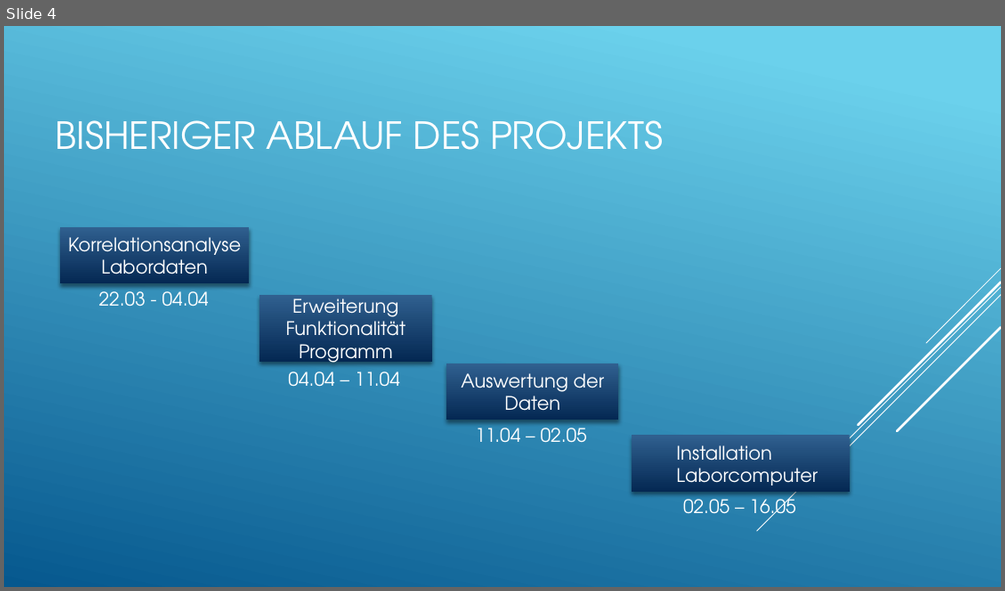
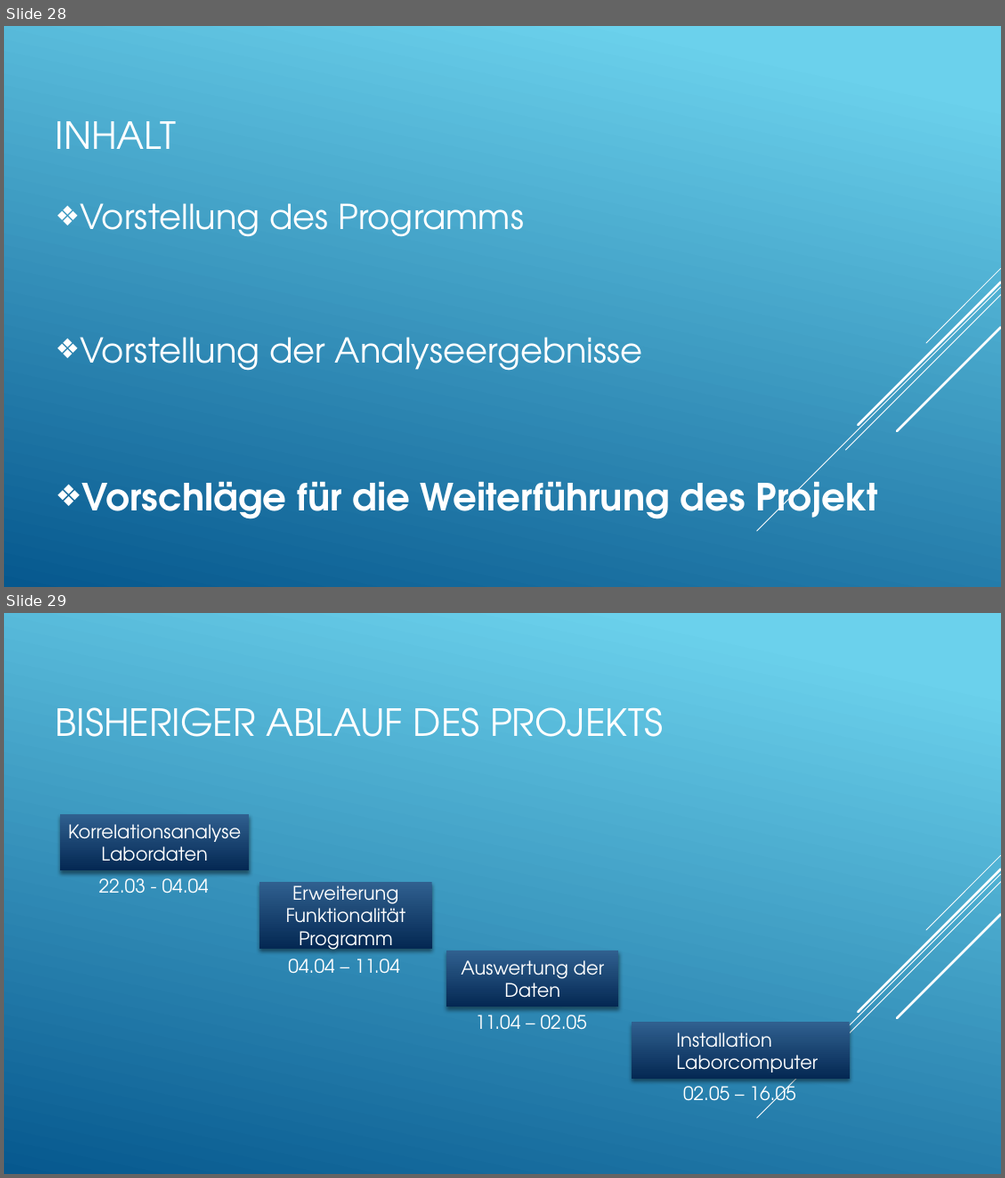
Before and after one commit to Dragnee1Natsu/Air-q-Projekt, a slide deck: Abschlusspräsentation.pptx. Shown one above the other, each under a label of ours: slide 4 before the commit, slides 28 and 29 after it. The pictures are 1005x591 and 1005x1178 pixels, drawn with LibreOffice and Linux fonts; fonts in the diff are those of the drawing. Boxes give left, top, right and bottom in pixels: in the first picture for what was removed or moved away, otherwise in the second. Text is boxed around its words. In the diff, an @@ line names an element or a change of style, - is before the commit and + after.

```diff
--- a/Abschlusspräsentation.pptx
+++ b/Abschlusspräsentation.pptx
@@ slide 28 added at (4, 26, 1001, 587), background gradient #6ED2EB to #06588E; not listed: 5 template elements that a slide beside it also shows @@
@@ title added at (56, 121, 177, 149), 36 pt, text #FFFFFF @@
+INHALT
@@ text added at (80, 203, 879, 526), 33 pt, text #FFFFFF @@
+❖ Vorstellung des Programms
+❖ Vorstellung der Analyseergebnisse
+❖ Vorschläge für die Weiterführung des Projekt
@@ what was slide 4 is now slide 29 @@
```
Also in this commit, not shown: 4 slides changed, 25 other slides added, 3 slides removed.
